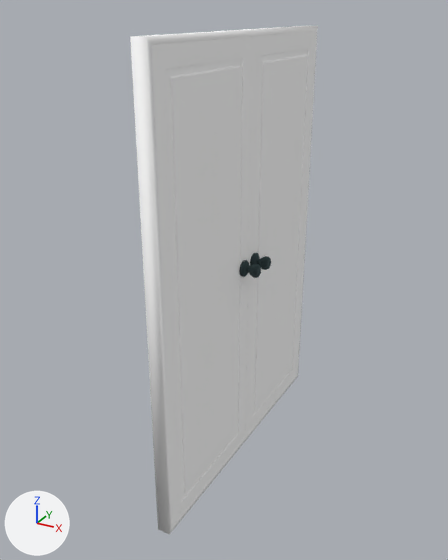
The glTF model outputs/7412/objects/PanelDoorFactory5447300.spawn_asset2.glb as it was, and as the next commit left it.
Before and after are seen from a 50 mm camera at (1.44, -3.63, 2.48) aimed at (-0.07, -0.89, 1.11). Arrows for +X, +Y and +Z are at lower left; the lights stay in place. The older version comes first. Vertices at exactly the same position are counted once.

Objects in the first picture: 'PanelDoorFactory(5447300).spawn_asset(2).001'.
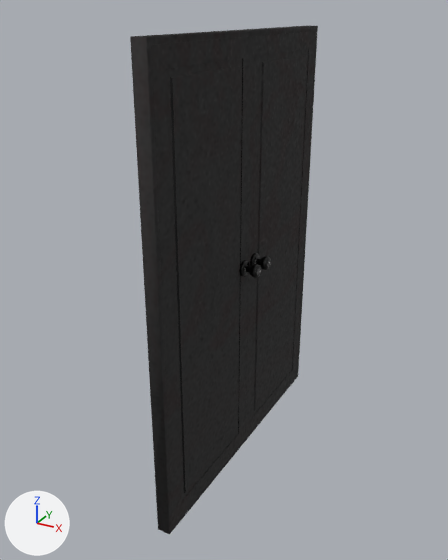
The change in detail:
Picture 'PanelDoorFactory5447300.spawn_asset2_normal' (img_paneldoorfactory5447300_spawn_asset2_normal) is new.
Picture 'PanelDoorFactory5447300.spawn_asset2_albedo' (img_paneldoorfactory5447300_spawn_asset2_albedo) is new.
Picture 'PanelDoorFactory5447300.spawn_asset2_metallic-PanelDoorFactory5447300.spawn_asset2_roughness' (img_paneldoorfactory5447300_spawn_asset2_metallic_paneldoorfactory5447300_spawn_asset2_roughness) is new.
Material 'PanelDoorFactory5447300.spawn_asset2__baked' (mat_paneldoorfactory5447300_spawn_asset2__baked) is new.
Uses the picture img_paneldoorfactory5447300_spawn_asset2_albedo.
Uses the picture img_paneldoorfactory5447300_spawn_asset2_metallic_paneldoorfactory5447300_spawn_asset2_roughness.
Uses the picture img_paneldoorfactory5447300_spawn_asset2_normal.
me_plane_010 is used by ob_paneldoorfactory_5447300__spawn_asset_2__001; location (0.0, 0.0, 0.0).
me_plane_010 had 1675 vertices, 3318 faces and spanned x -0.13..0.13, y -1.66..0.04, z 0.0..2.38.
me_plane_010 now has 2090 vertices, 4148 faces and spans x -0.13..0.13, y -1.66..0.04, z 0.0..2.38.
me_plane_010 part 1: 92 vertices moved within x -0.13..0.13, y -0.91..-0.71, z 1.15..1.23; 27 vertices removed from x -0.13..0.12, y -0.91..-0.72, z 1.15..1.23; 401 vertices added at x -0.13..0.13, y -1.22..-0.4, z 1.15..1.23.
me_plane_010 part 2: 41 vertices added at x -0.04..0.04, y -1.66..0.04, z 0.0..2.38.
me_plane_010 part 3: 128 faces spanning x -0.04..0.04, y -1.66..0.04, z 0.0..2.38 switch from mat_shader_shelves_black_wood_002 (white #ffffff) to mat_paneldoorfactory5447300_spawn_asset2__baked.
me_plane_010 part 4: 1497 faces spanning x -0.13..0.13, y -0.92..-0.7, z 1.14..1.23 switch from mat_shader_metal_002 (greyish cyan #596c6f) to mat_paneldoorfactory5447300_spawn_asset2__baked.

Location of each change, [x1, y1, x2, y2] in pixels of the pictures (448 x 560 px):
part 1 of me_plane_010, reshaped
    before: [242, 256, 268, 278]
    after: [239, 254, 271, 278]
part 2 of me_plane_010, added
    after: [130, 26, 318, 534]
part 3 of me_plane_010, recoloured (white to black)
    both: [166, 27, 318, 526]
part 4 of me_plane_010, recoloured (darker)
    both: [240, 253, 271, 278]
